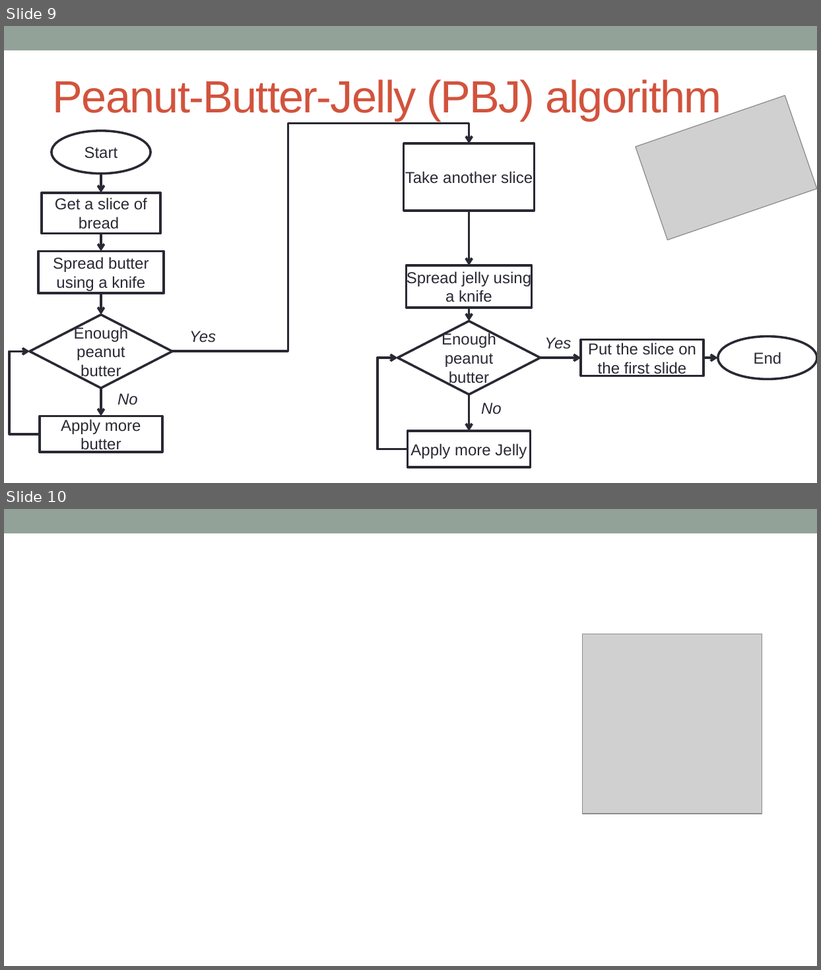
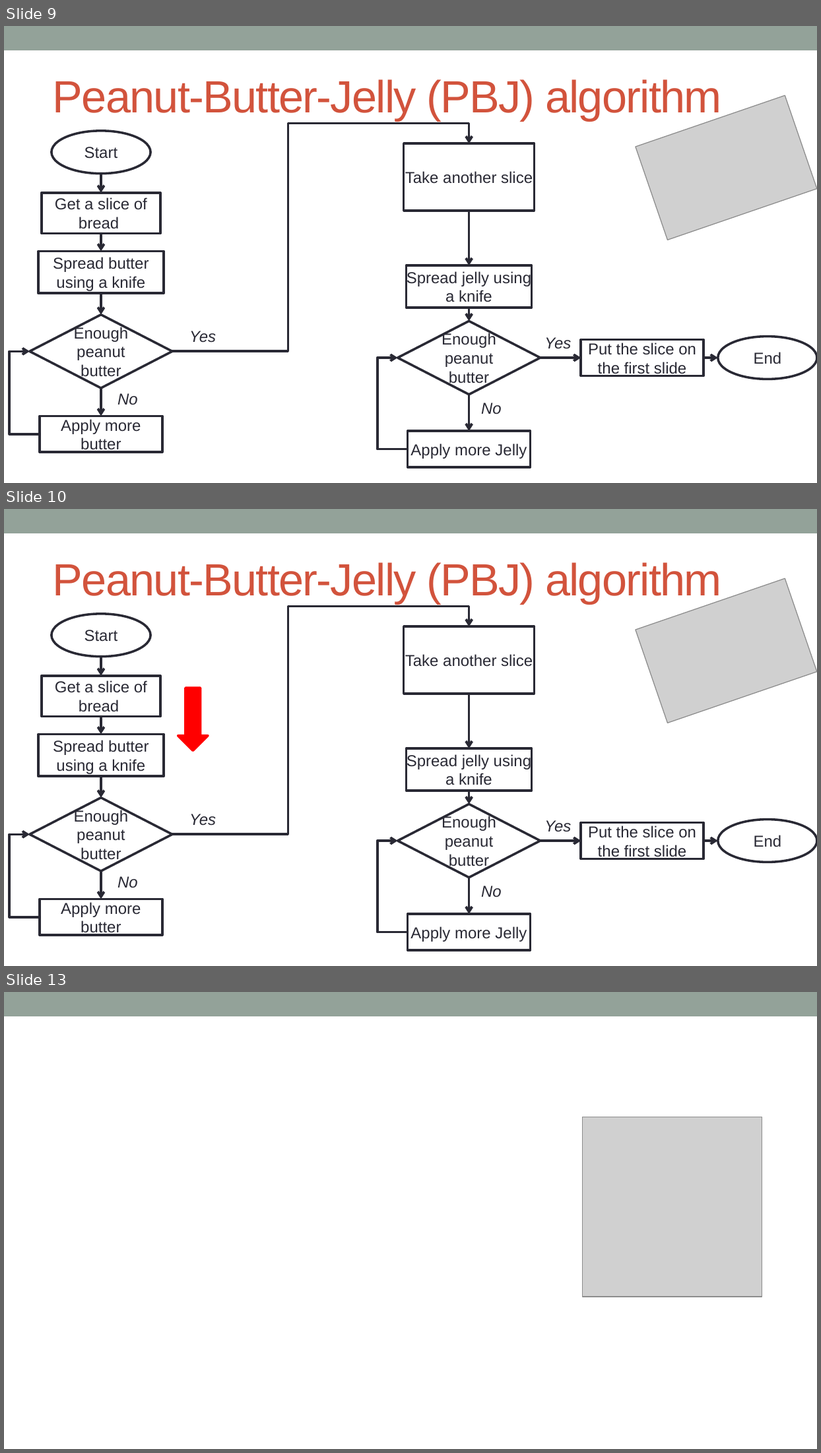
Before and after one commit to kanhu-pcr-code/bioinfo-PERL-course, a slide deck: PPTs/Programming-fundamentals.pptx. Shown one above the other, each under a label of ours: slides 9 and 10 before the commit, slides 9, 10 and 13 after it; the slides between them are not shown. The pictures are 821x970 and 821x1453 pixels, drawn with LibreOffice and Linux fonts; fonts in the diff are those of the drawing; grey boxes stand for pictures. Boxes give left, top, right and bottom in pixels: in the first picture for what was removed or moved away, otherwise in the second. Text is boxed around its words. In the diff, an @@ line names an element or a change of style, - is before the commit and + after.

```diff
--- a/PPTs/Programming-fundamentals.pptx
+++ b/PPTs/Programming-fundamentals.pptx
@@ slide 10 added at bbox=[4, 509, 817, 966], background #FFFFFF; not listed: 1 template element that a slide beside it also shows @@
@@ title added at bbox=[53, 562, 722, 603], 40 pt, text #D2533C @@
+Peanut-Butter-Jelly (PBJ) algorithm
@@ picture added at bbox=[636, 579, 816, 723] @@
@@ elbow arrow added from (172, 834) to (469, 627), #292934 2.08 pt @@
@@ ellipse added at bbox=[51, 614, 151, 657], fill #FFFFFF, outline #292934 2.08 pt, 14 pt, text #292934 @@
+Start
@@ rectangle added at bbox=[404, 627, 535, 694], fill #FFFFFF, outline #292934 2.08 pt, 14 pt, text #292934 @@
+Take another slice
@@ arrow added from (101, 657) to (101, 676), #292934 2.08 pt @@
@@ rectangle added at bbox=[42, 676, 160, 716], fill #FFFFFF, outline #292934 2.08 pt, 14 pt, text #292934 @@
+Get a slice of bread
@@ down arrow added at bbox=[178, 688, 208, 751], fill #FF0000, outline #FF0000 2.08 pt @@
@@ arrow added from (469, 694) to (469, 749), #292934 2.08 pt @@
@@ arrow added from (101, 716) to (101, 734), #292934 2.08 pt @@
@@ rectangle added at bbox=[38, 734, 163, 776], fill #FFFFFF, outline #292934 2.08 pt, 14 pt, text #292934 @@
+Spread butter using a knife
@@ rectangle added at bbox=[407, 749, 532, 791], fill #FFFFFF, outline #292934 2.08 pt, 14 pt, text #292934 @@
+Spread jelly using a knife
@@ arrow added from (101, 776) to (101, 797), #292934 2.08 pt @@
@@ diamond added at bbox=[30, 797, 172, 871], fill #FFFFFF, outline #292934 2.08 pt, 14 pt, text #292934 @@
+Enough peanut butter
@@ diamond added at bbox=[397, 804, 540, 877], fill #FFFFFF, outline #292934 2.08 pt, 14 pt, text #292934 @@
+Enough peanut butter
@@ arrow added from (469, 790) to (469, 804), #292934 2.08 pt @@
@@ text added at bbox=[189, 814, 216, 826], 14 pt, text #292934, italic @@
+Yes
@@ text added at bbox=[545, 821, 571, 832], 14 pt, text #292934, italic @@
+Yes
@@ rectangle added at bbox=[582, 823, 704, 859], fill #FFFFFF, outline #292934 2.08 pt, 14 pt, text #292934 @@
+Put the slice on the first slide
@@ ellipse added at bbox=[718, 820, 817, 863], fill #FFFFFF, outline #292934 2.08 pt, 14 pt, text #292934 @@
+End
@@ elbow arrow added from (40, 917) to (30, 834), #292934 2.08 pt @@
@@ elbow arrow added from (407, 933) to (397, 841), #292934 2.08 pt @@
@@ arrow added from (541, 841) to (582, 841), #292934 2.08 pt @@
@@ arrow added from (704, 841) to (718, 841), #292934 2.08 pt @@
@@ arrow added from (101, 871) to (101, 899), #292934 2.08 pt @@
@@ text added at bbox=[118, 877, 138, 889], 14 pt, text #292934, italic @@
+No
@@ arrow added from (469, 878) to (469, 914), #292934 2.08 pt @@
@@ rectangle added at bbox=[40, 899, 162, 936], fill #FFFFFF, outline #292934 2.08 pt, 14 pt, text #292934 @@
+Apply more butter
@@ text added at bbox=[481, 886, 502, 898], 14 pt, text #292934, italic @@
+No
@@ rectangle added at bbox=[407, 914, 530, 951], fill #FFFFFF, outline #292934 2.08 pt, 14 pt, text #292934 @@
+Apply more Jelly
@@ what was slide 10 is now slide 13 @@
```
Also in this commit, not shown: 1 slide changed, 3 other slides added, 5 slides removed, 3 other files.
